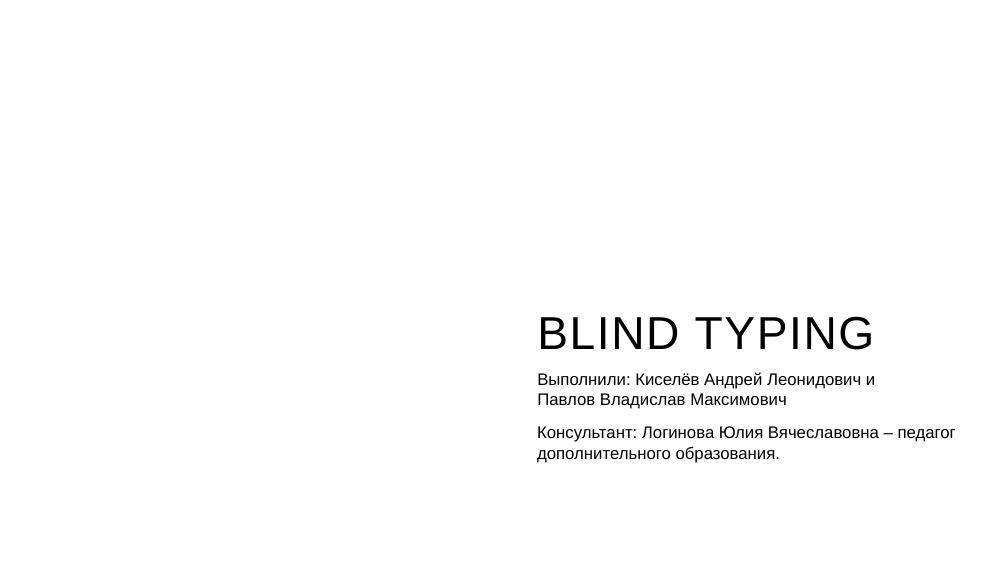
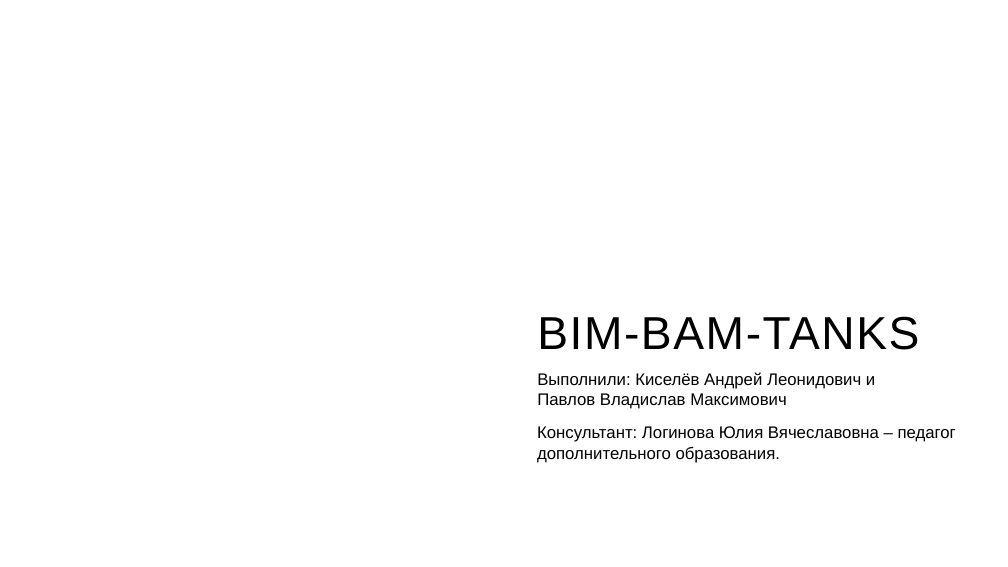
Before and after one commit to ImVladich/TanksBimAndBam, a slide deck: slide 1 of res_for_presentation/Blind Typing.pptx. Drawn at 1008x567 pixels with LibreOffice and Linux fonts; fonts in the diff are those of the drawing; background and template pictures are left out. Boxes give left, top, right and bottom in pixels: in the first picture for what was removed or moved away, otherwise in the second. Text is boxed around its words. In the diff, an @@ line names an element or a change of style, - is before the commit and + after.

```diff
--- a/res_for_presentation/Blind Typing.pptx
+++ b/res_for_presentation/Blind Typing.pptx
@@ title at box(537, 316, 919, 350): text changed @@
-BLIND TYPING
+BIM-BAM-TANKS
```
Also in this commit, not shown: 3 other slides changed, 4 other files.
